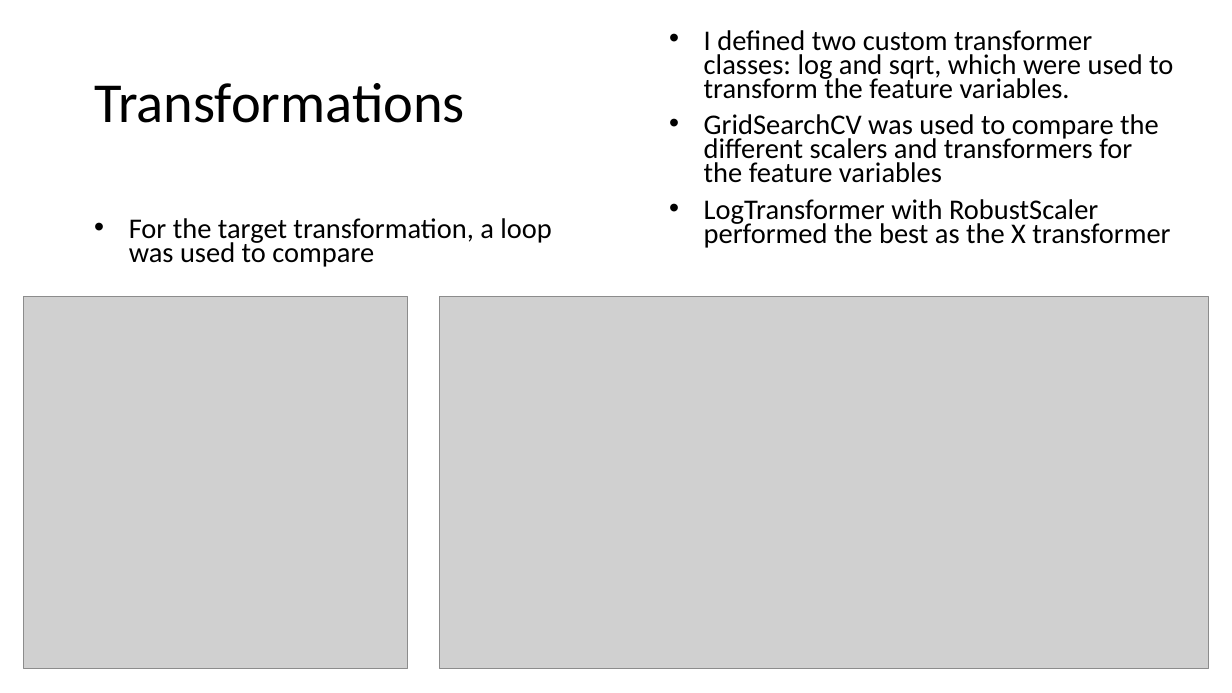
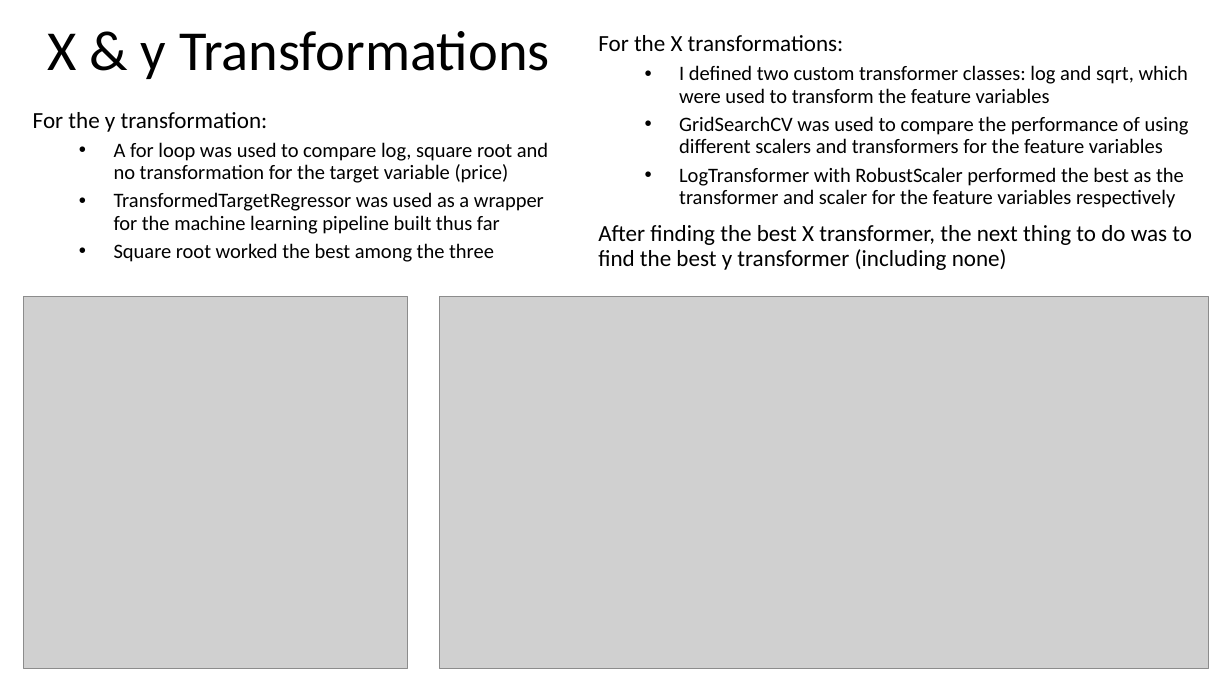
Before and after one commit to ethanolx/Mushrooms-Housing-py, a slide deck: slide 7 of doc/regression-highlights.pptx. Drawn at 1232x693 pixels with LibreOffice and Linux fonts; fonts in the diff are those of the drawing; grey boxes stand for pictures. Boxes give left, top, right and bottom in pixels: in the first picture for what was removed or moved away, otherwise in the second. Text is boxed around its words. In the diff, an @@ line names an element or a change of style, - is before the commit and + after.

```diff
--- a/doc/regression-highlights.pptx
+++ b/doc/regression-highlights.pptx
@@ title at (48, 31, 550, 79): text changed @@
-Transformations
+X & y Transformations
@@ text at (598, 35, 1192, 270): text changed; size 22.2 to 16 pt @@
-• I defined two custom transformer classes: log and sqrt, which were used to transform the feature variables.
-• GridSearchCV was used to compare the different scalers and transformers for the feature variables
-• LogTransformer with RobustScaler performed the best as the X transformer
+For the X transformations:
+  • I defined two custom transformer classes: log and sqrt, which were used to transform the feature variables
+  • GridSearchCV was used to compare the performance of using different scalers and transformers for the feature variables
+  • LogTransformer with RobustScaler performed the best as the transformer and scaler for the feature variables respectively
+After finding the best X transformer, the next thing to do was to find the best y transformer (including none)
@@ text "For the y transformation:" at (33, 112, 548, 262): vertical alignment bottom to middle @@
@@ text at (33, 112, 548, 262): text changed; size 22.2 to 16 pt @@
-• For the target transformation, a loop was used to compare
+For the y transformation:
+  • A for loop was used to compare log, square root and no transformation for the target variable (price)
+  • TransformedTargetRegressor was used as a wrapper for the machine learning pipeline built thus far
+  • Square root worked the best among the three
```
Also in this commit, not shown: 8 other slides changed, 4 other files.
